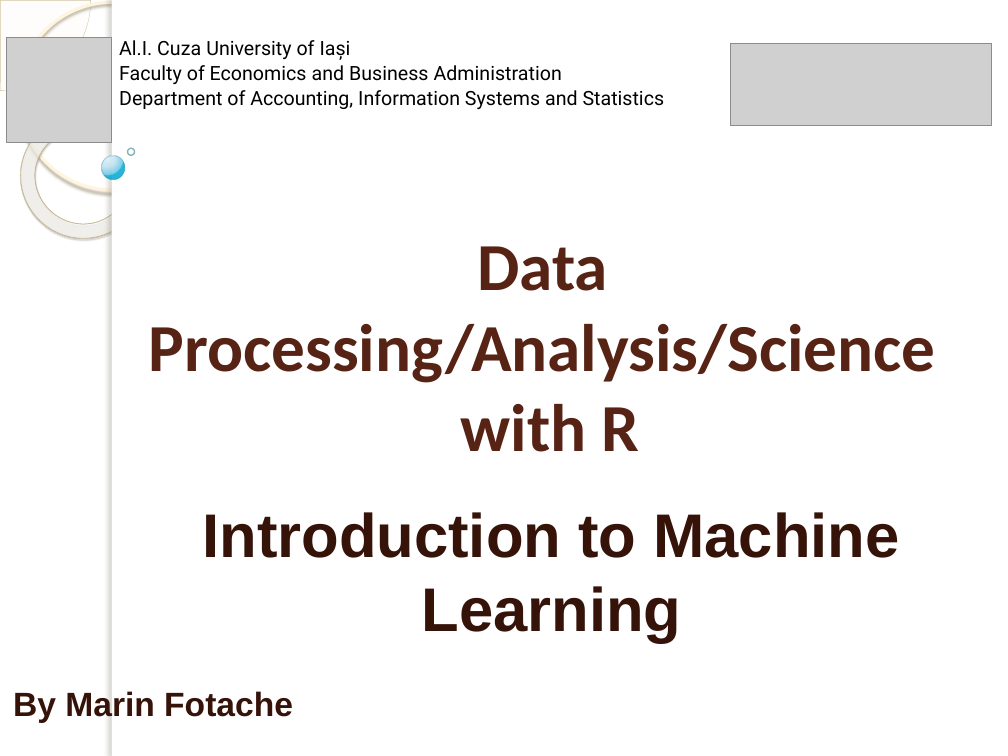
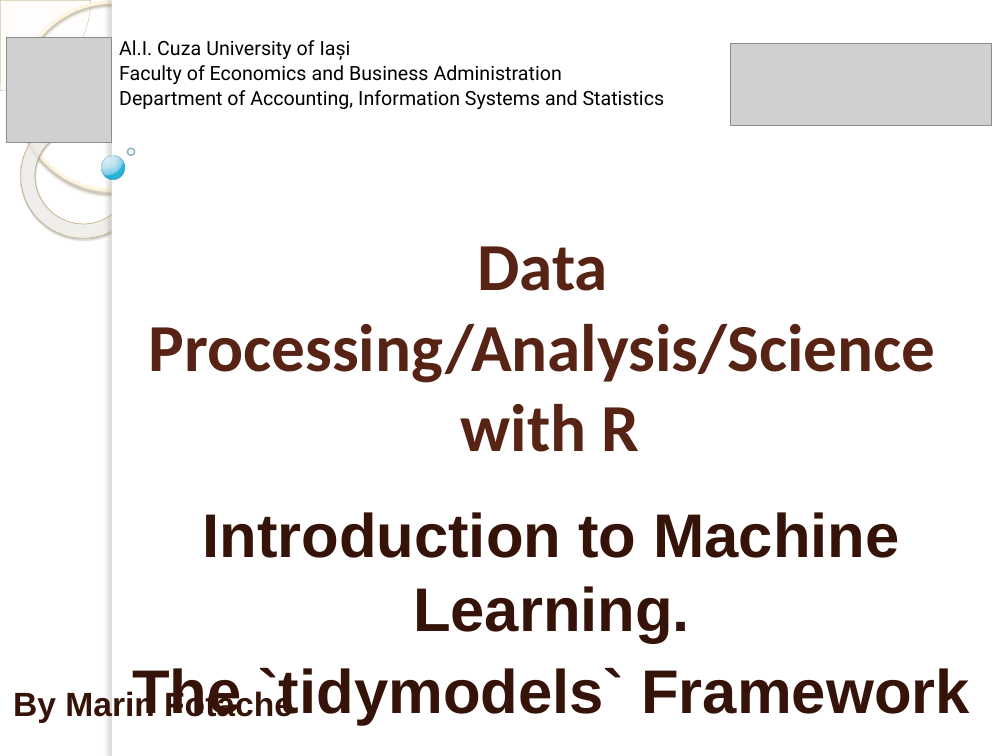
Before and after one commit to marinfotache/Data-Processing-Analysis-Science-with-R, a slide deck: slide 1 of 13 Introduction to Machine Learning and tidymodels ecosystem/13_Introduction to Machine Learning.pptx. Drawn at 1008x756 pixels with LibreOffice and Linux fonts; fonts in the diff are those of the drawing; grey boxes stand for pictures; background and template pictures are left out. Boxes give left, top, right and bottom in pixels: in the first picture for what was removed or moved away, otherwise in the second. Text is boxed around its words. In the diff, an @@ line names an element or a change of style, - is before the commit and + after.

```diff
--- a/13 Introduction to Machine Learning and tidymodels ecosystem/13_Introduction to Machine Learning.pptx
+++ b/13 Introduction to Machine Learning and tidymodels ecosystem/13_Introduction to Machine Learning.pptx
@@ subtitle at box(132, 512, 969, 725): text changed @@
-Introduction to Machine Learning
+Introduction to Machine Learning.
+The `tidymodels` Framework
```
Also in this commit, not shown: 13 other slides changed, 1 slide added, 2 slides removed, 2 other files.
